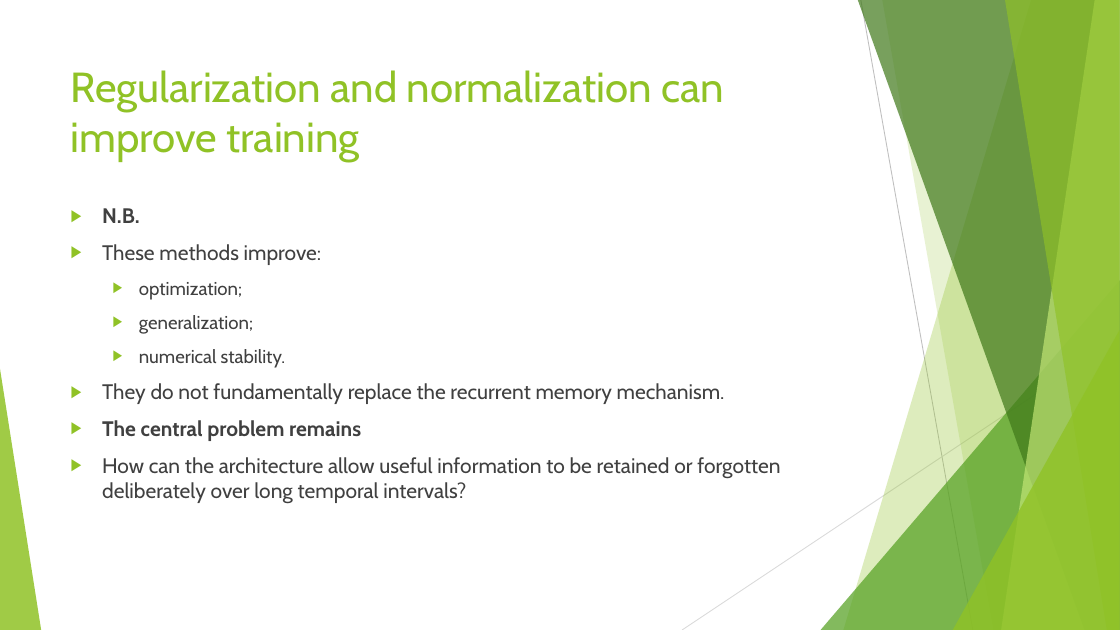
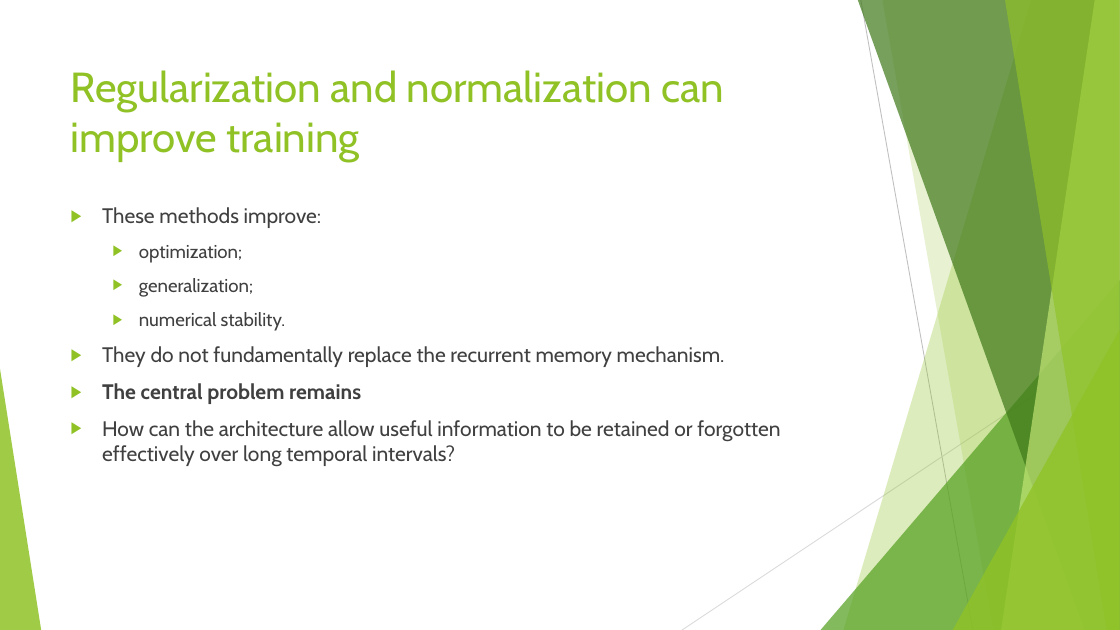
Before and after one commit to FranzGH/timeseries, a slide deck: slide 93 of Slides/04 Recurrent NNs.pptx (slide 105 before the commit). Drawn at 1120x630 pixels with LibreOffice and Linux fonts; fonts in the diff are those of the drawing. Boxes give left, top, right and bottom in pixels: in the first picture for what was removed or moved away, otherwise in the second. Text is boxed around its words. In the diff, an @@ line names an element or a change of style, - is before the commit and + after.

```diff
--- a/Slides/04 Recurrent NNs.pptx
+++ b/Slides/04 Recurrent NNs.pptx
@@ text at (x1=102, y1=208, x2=140, y2=223): paragraph removed @@
-▶ N.B.
@@ text at (x1=102, y1=420, x2=780, y2=467): text changed @@
-▶ How can the architecture allow useful information to be retained or forgotten deliberately over long temporal intervals?
+▶ How can the architecture allow useful information to be retained or forgotten effectively over long temporal intervals?
```
Also in this commit, not shown: 23 other slides changed, 6 slides added, 16 slides removed, 12 other files.
